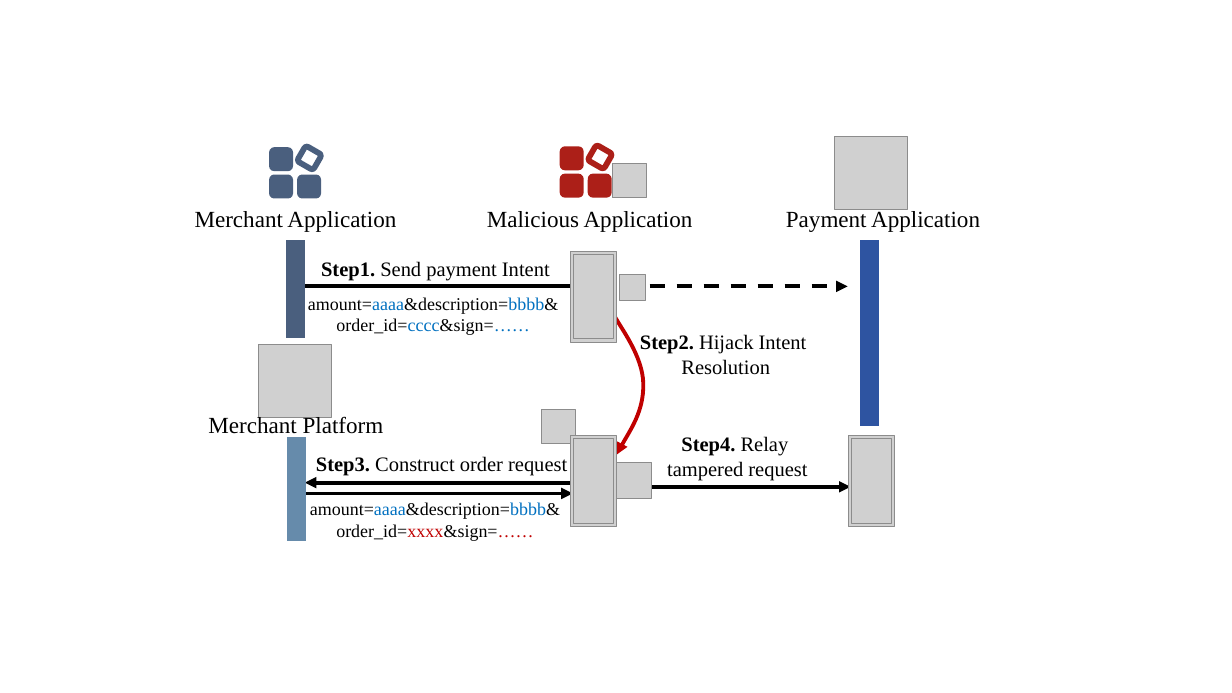
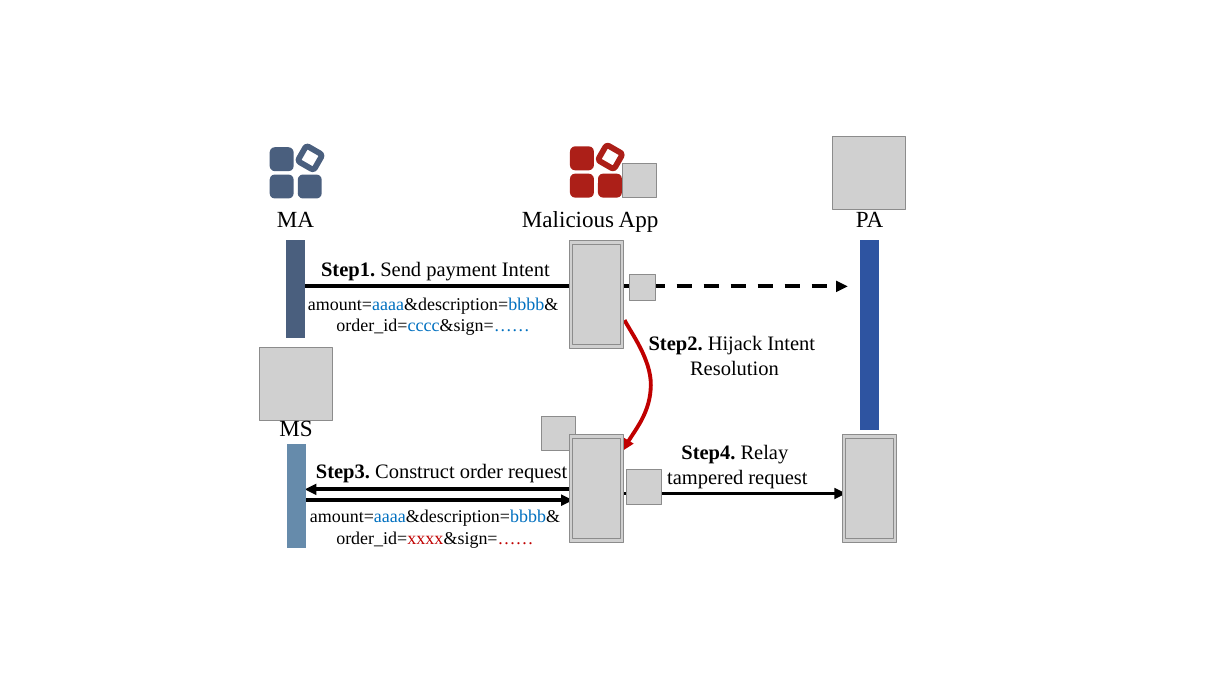
Before and after one commit to OccDeser/paper-third-party-online-payment-TDSC, a slide deck: slide 7 of img-source/images.pptx. Drawn at 1232x693 pixels with LibreOffice and Linux fonts; fonts in the diff are those of the drawing; grey boxes stand for pictures. Boxes give left, top, right and bottom in pixels: in the first picture for what was removed or moved away, otherwise in the second. Text is boxed around its words. In the diff, an @@ line names an element or a change of style, - is before the commit and + after.

```diff
--- a/img-source/images.pptx
+++ b/img-source/images.pptx
@@ 4 rounded rectangles, 2 pictures, 1 text: place and size @@
-4 rounded rectangles, 2 pictures, 1 text at <box>562,144,807,375</box>
+4 rounded rectangles, 2 pictures, 1 text at <box>572,144,815,376</box>
@@ text at <box>856,209,883,227</box>: text changed @@
-Payment Application
+PA
@@ text at <box>277,211,314,227</box>: text changed @@
-Merchant Application
+MA
@@ text at <box>522,211,659,232</box>: text changed @@
-Malicious Application
+Malicious App
@@ picture: place and size @@
-picture at <box>570,251,616,342</box>
+picture at <box>569,241,624,349</box>
@@ picture: place and size @@
-picture at <box>574,254,614,339</box>
+picture at <box>573,244,620,344</box>
@@ rectangle: place and size @@
-rectangle at <box>860,240,879,425</box>
+rectangle at <box>860,240,879,429</box>
@@ freeform shape at <box>620,320,653,451</box>: rotation 0 to 2 degrees; outline redrawn @@
@@ text at <box>279,418,312,437</box>: text changed @@
-Merchant Platform
+MS
@@ 3 texts, 1 picture, 1 arrow, 1 rectangle: place and size @@
-3 texts, 1 picture, 1 arrow, 1 rectangle at <box>287,409,807,541</box>
+3 texts, 1 picture, 1 arrow, 1 rectangle at <box>287,416,807,548</box>
@@ picture: place and size @@
-picture at <box>570,436,616,527</box>
+picture at <box>569,434,624,543</box>
@@ picture: place and size @@
-picture at <box>574,439,614,524</box>
+picture at <box>573,438,620,538</box>
@@ picture: place and size @@
-picture at <box>848,436,895,527</box>
+picture at <box>842,434,897,543</box>
@@ picture: place and size @@
-picture at <box>851,439,891,524</box>
+picture at <box>847,438,894,539</box>
@@ picture: place and size @@
-picture at <box>616,462,653,498</box>
+picture at <box>627,470,663,506</box>
@@ arrow moved from (305, 482) - (572, 482) to (305, 490) - (572, 490) @@
@@ arrow moved from (596, 487) - (851, 487) to (596, 494) - (847, 494) @@
```
Also in this commit, not shown: 2 other files.
